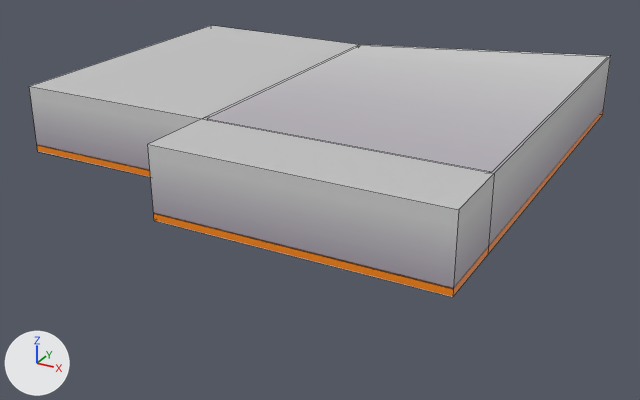
What one commit did to the Blender file models/graybox/gray_box.blend.
The view is the same before and after, from a 50 mm camera at (24.6, -61.2, 31.9) aimed at (-5.2, -7.1, 4.8). The axes (+X, +Y, +Z) are drawn at lower left. The lights are the same throughout. Mesh edges are drawn as thin lines.

The scene before the commit, as lines of its bpy script (objects in view):
```python
me_cube = bpy.data.meshes.new('Cube')
me_cube.from_pydata(...)  # 42 vertices, 42 faces, 2 loose edges; spans x -2.45..0.96, y -2.01..1.63, z -1.05..4.27
# faces by material slot: [34, 5, 3]
me_cube.materials.append(mat_wall)  # picture img_wall_test_png
me_cube.materials.append(mat_material_001)  # black #2a2a2a
me_cube.materials.append(mat_material_002)  # light grey #c9c9c9
ob_cube_009_col_001 = bpy.data.objects.new('Cube.009_col.001', me_cube)
ob_cube_009_col_001.location = (0.0, 0.0, 8.32)
ob_cube_009_col_001.scale = (10.8, 10.1, 1.0)
```
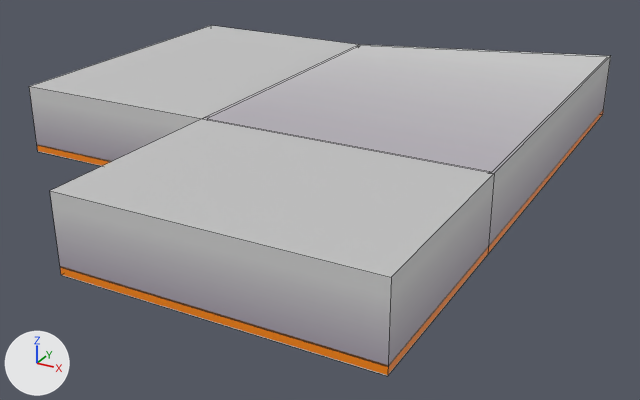
Boxes [x1, y1, x2, y2] around the edits, measured in the pictures (640 x 400 px; the box of a moved part takes in the faces that stretch with it):
'Cube.009_col.001', reshaped (29% taller)
    before: [29, 25, 611, 297]
    after: [29, 25, 611, 376]
part 1 of me_cube, moved or reshaped
    before: [148, 119, 494, 297]
    after: [50, 119, 494, 376]

What the commit changed:
me_cube has 42 vertices, 42 faces, 2 loose edges and spans x -2.45..0.96, y -2.01..1.63, z -1.05..4.27.
me_cube is used by ob_cube_009_col_001; location (0.0, 0.0, 8.32); scale (10.8, 10.1, 1.0).
me_cube part 1: all 4 vertices in x -0.96..0.96, y -2.01, z -1.05..4.27 are moved by (0.0, -0.84, 0.0).
